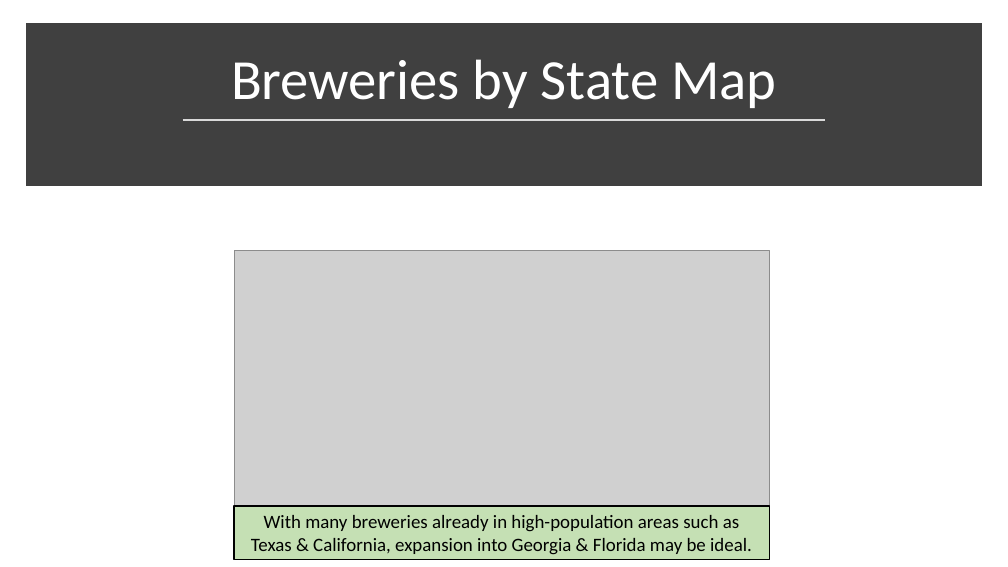
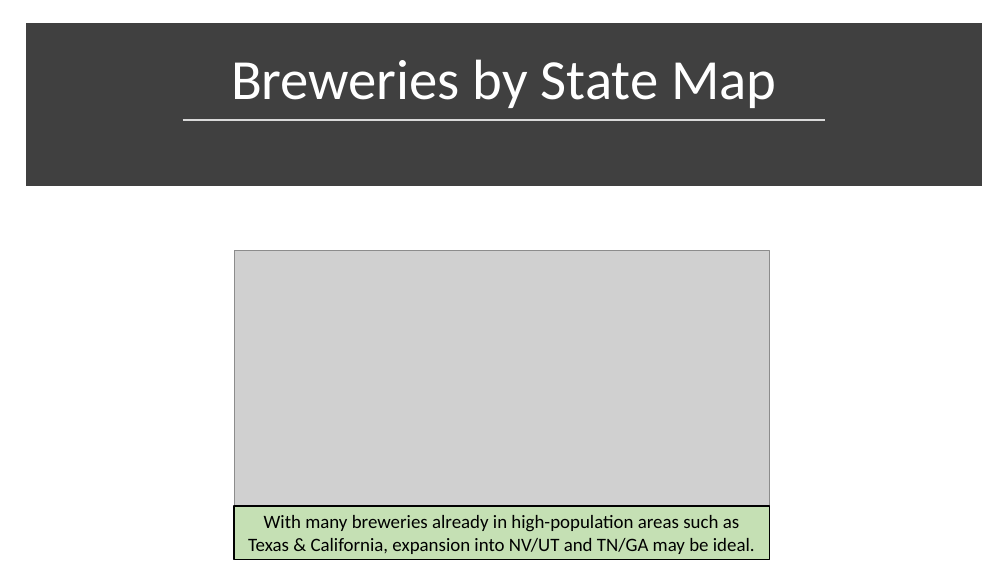
Before and after one commit to ericlaigaie/Case-Study-01, a slide deck: slide 3 of EDA_Presentation.pptx. Drawn at 1008x567 pixels with LibreOffice and Linux fonts; fonts in the diff are those of the drawing; grey boxes stand for pictures. Boxes give left, top, right and bottom in pixels: in the first picture for what was removed or moved away, otherwise in the second. Text is boxed around its words. In the diff, an @@ line names an element or a change of style, - is before the commit and + after.

```diff
--- a/EDA_Presentation.pptx
+++ b/EDA_Presentation.pptx
@@ text in rectangle at <box>248,515,755,554</box>: text changed @@
-With many breweries already in high-population areas such as Texas & California, expansion into Georgia & Florida may be ideal.
+With many breweries already in high-population areas such as Texas & California, expansion into NV/UT and TN/GA may be ideal.
```
Also in this commit, not shown: 1 other slide changed, 1 slide added.
